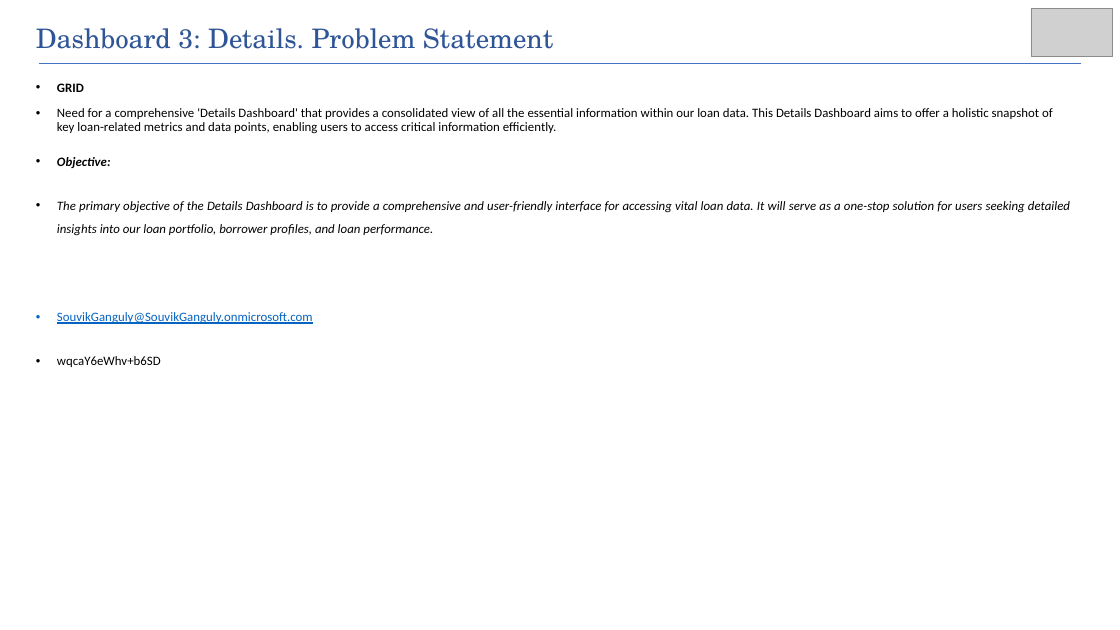
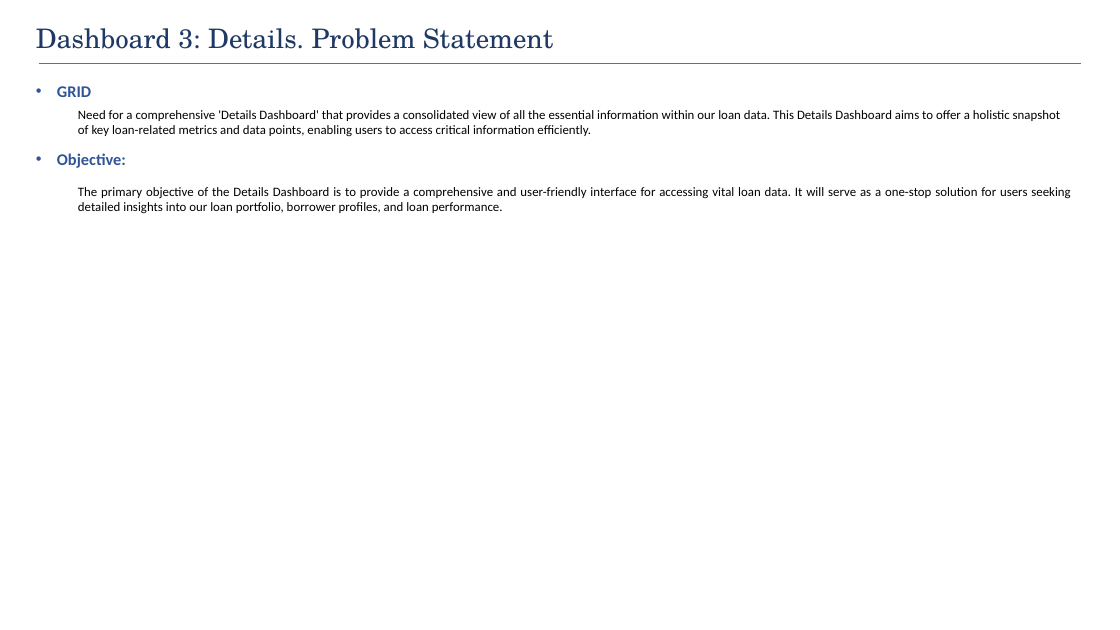
Before and after one commit to ds-souvik/Bank_Loan_Analysis_with_PowerBI_Dashboards, a slide deck: slide 12 of Loan Data Analysis and Dashboard Presentation.pptx (slide 6 before the commit). Drawn at 1120x630 pixels with LibreOffice and Linux fonts; fonts in the diff are those of the drawing; grey boxes stand for pictures. Boxes give left, top, right and bottom in pixels: in the first picture for what was removed or moved away, otherwise in the second. Text is boxed around its words. In the diff, an @@ line names an element or a change of style, - is before the commit and + after.

```diff
--- a/Loan Data Analysis and Dashboard Presentation.pptx
+++ b/Loan Data Analysis and Dashboard Presentation.pptx
@@ text "Dashboard 3: Details. Problem Statement" at <box>36,28,553,49</box>: text colour #2F5597 to #203864 @@
@@ picture removed at <box>1031,8,1113,56</box> @@
@@ text "GRID" at <box>57,86,1070,214</box>: size 11 to 14 pt, text colour #000000 to #2F5597 in "GRID", "Objective:"; italic off in "Objective:", "The primary objective of the Details Dashboard ..."; line spacing 0.9 to 1; bullet • to none; list level 1 to 2 in "Need for a comprehensive 'Details ..."; line spacing 1.5 to 1; list level 1 to 2 in "The primary objective of the ..." @@
@@ text at <box>57,312,313,367</box>: paragraphs removed @@
-• SouvikGanguly@SouvikGanguly.onmicrosoft.com
-• wqcaY6eWhv+b6SD
```
Also in this commit, not shown: 5 other slides changed, 11 slides added, 18 slides removed, 1 other file.
